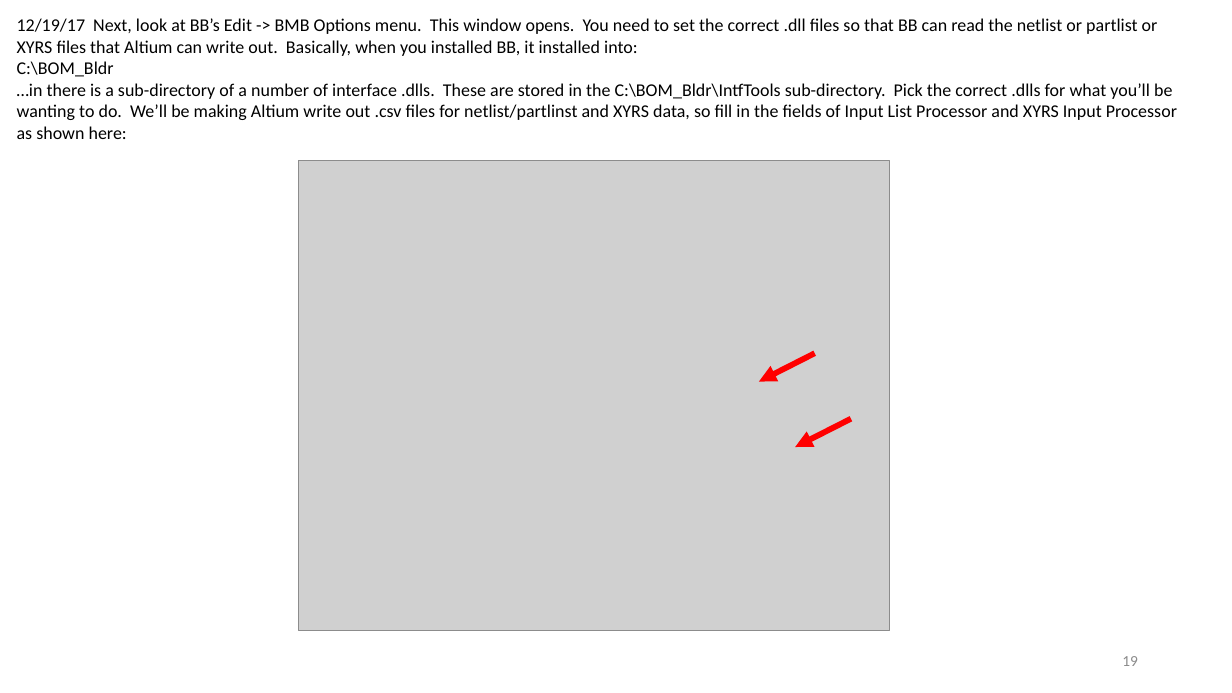
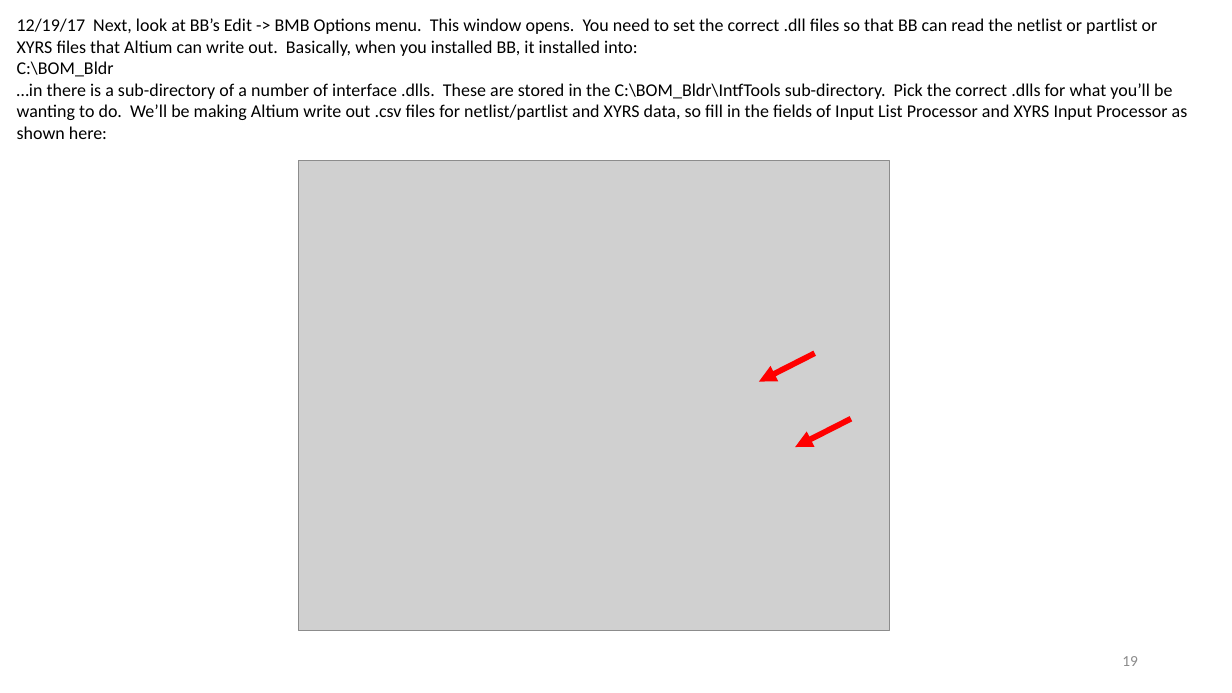
Before and after one commit to ucb-ee290c/AltiumGit, a slide deck: slide 19 of README/171219_README_first.pptx. Drawn at 1232x693 pixels with LibreOffice and Linux fonts; fonts in the diff are those of the drawing; grey boxes stand for pictures. Boxes give left, top, right and bottom in pixels: in the first picture for what was removed or moved away, otherwise in the second. Text is boxed around its words. In the diff, an @@ line names an element or a change of style, - is before the commit and + after.

Commit message:
Altium library updates

```diff
--- a/README/171219_README_first.pptx
+++ b/README/171219_README_first.pptx
@@ text at (17,83,1188,139): text changed @@
-…in there is a sub-directory of a number of interface .dlls. These are stored in the C:\BOM_Bldr\IntfTools sub-directory. Pick the correct .dlls for what you’ll be wanting to do. We’ll be making Altium write out .csv files for netlist/partlinst and XYRS data, so fill in the fields of Input List Processor and XYRS Input Processor as shown here:
+…in there is a sub-directory of a number of interface .dlls. These are stored in the C:\BOM_Bldr\IntfTools sub-directory. Pick the correct .dlls for what you’ll be wanting to do. We’ll be making Altium write out .csv files for netlist/partlist and XYRS data, so fill in the fields of Input List Processor and XYRS Input Processor as shown here:
```
Also in this commit, not shown: 2 other files.
